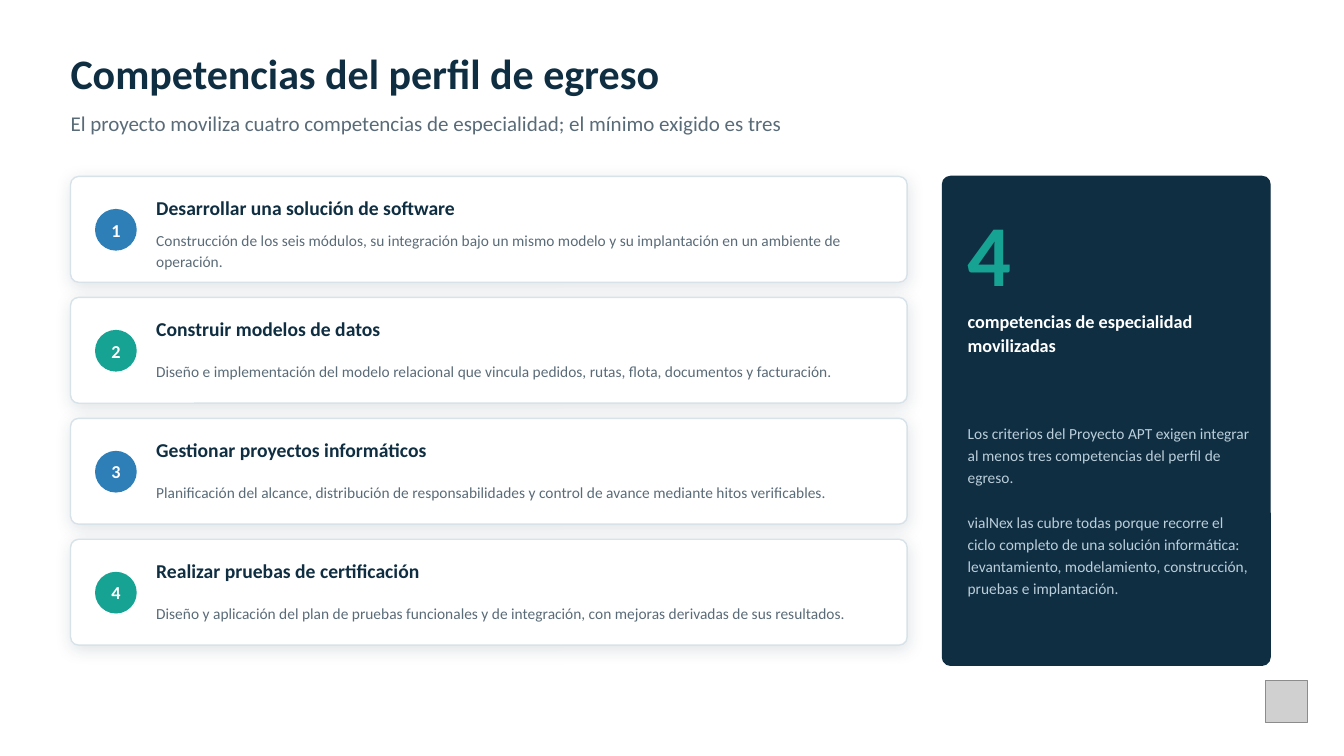
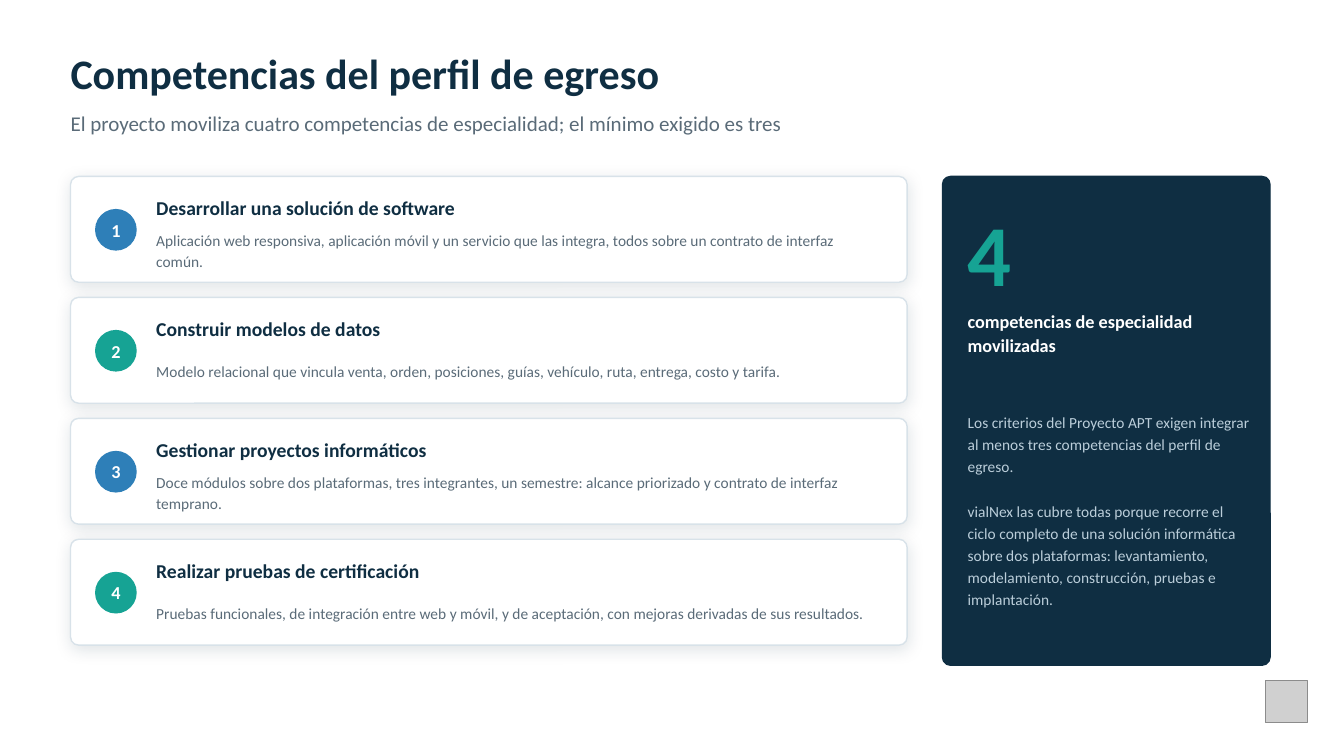
Before and after one commit to jmoralesduoc/Vialnex, a slide deck: slide 15 of Fase 1/Evidencia Grupales/vialNex_Presentacion_Proyecto_APT.pptx. Drawn at 1344x756 pixels with LibreOffice and Linux fonts; fonts in the diff are those of the drawing; grey boxes stand for pictures. Boxes give left, top, right and bottom in pixels: in the first picture for what was removed or moved away, otherwise in the second. Text is boxed around its words. In the diff, an @@ line names an element or a change of style, - is before the commit and + after.

Commit message:
Actualización de documentos

```diff
--- a/Fase 1/Evidencia Grupales/vialNex_Presentacion_Proyecto_APT.pptx
+++ b/Fase 1/Evidencia Grupales/vialNex_Presentacion_Proyecto_APT.pptx
@@ text at (156, 235, 833, 267): text changed @@
-Construcción de los seis módulos, su integración bajo un mismo modelo y su implantación en un ambiente de operación.
+Aplicación web responsiva, aplicación móvil y un servicio que las integra, todos sobre un contrato de interfaz común.
@@ text at (156, 366, 780, 380): text changed @@
-Diseño e implementación del modelo relacional que vincula pedidos, rutas, flota, documentos y facturación.
+Modelo relacional que vincula venta, orden, posiciones, guías, vehículo, ruta, entrega, costo y tarifa.
@@ text at (156, 477, 837, 512): text changed @@
-Planificación del alcance, distribución de responsabilidades y control de avance mediante hitos verificables.
+Doce módulos sobre dos plataformas, tres integrantes, un semestre: alcance priorizado y contrato de interfaz temprano.
@@ text at (968, 506, 1235, 608): text changed @@
-vialNex las cubre todas porque recorre el ciclo completo de una solución informática: levantamiento, modelamiento, construcción, pruebas e implantación.
+vialNex las cubre todas porque recorre el ciclo completo de una solución informática sobre dos plataformas: levantamiento, modelamiento, construcción, pruebas e implantación.
@@ text at (156, 608, 863, 622): text changed @@
-Diseño y aplicación del plan de pruebas funcionales y de integración, con mejoras derivadas de sus resultados.
+Pruebas funcionales, de integración entre web y móvil, y de aceptación, con mejoras derivadas de sus resultados.
```
Also in this commit, not shown: 9 other slides changed, 10 slides added, 10 slides removed, 1 other file.
